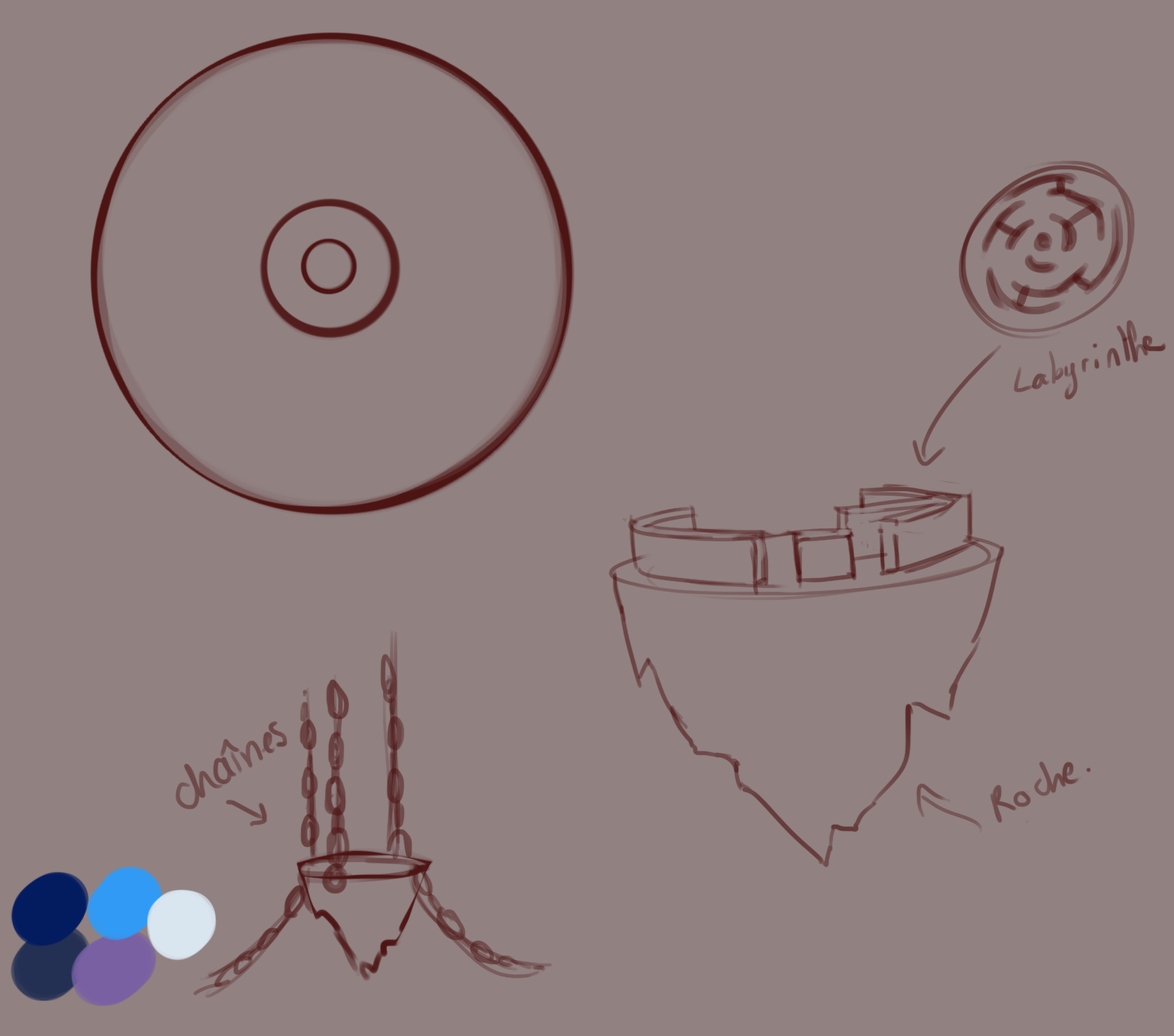
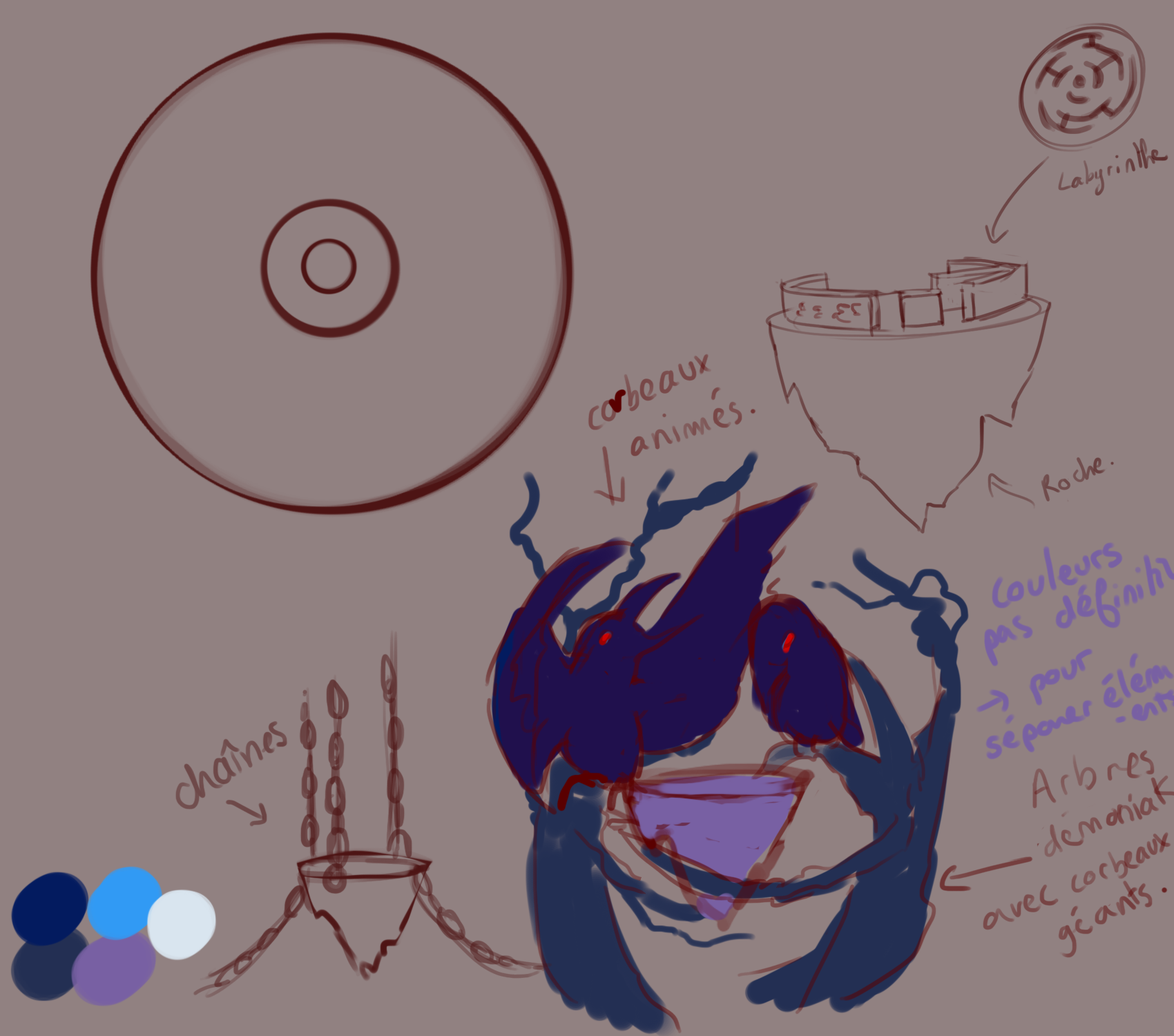
Before/after of a w=1174, h=1036 layered artwork. What changed in the layer stack:
painted on "Calque 1" over (484, 22, 1174, 1034)
added layer "Calque 2" above "Arrière-plan" over (490, 447, 1174, 1036)
